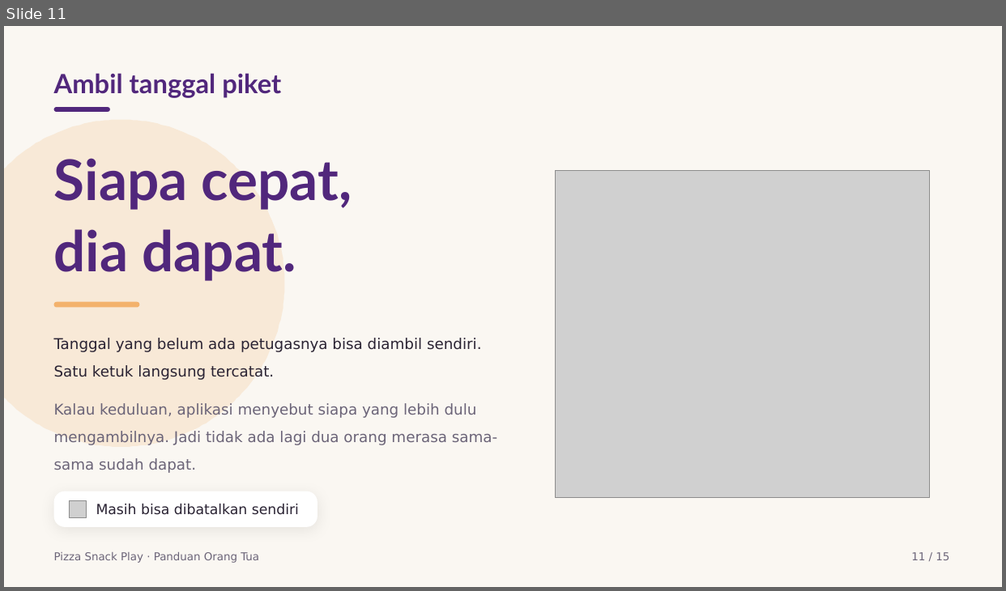
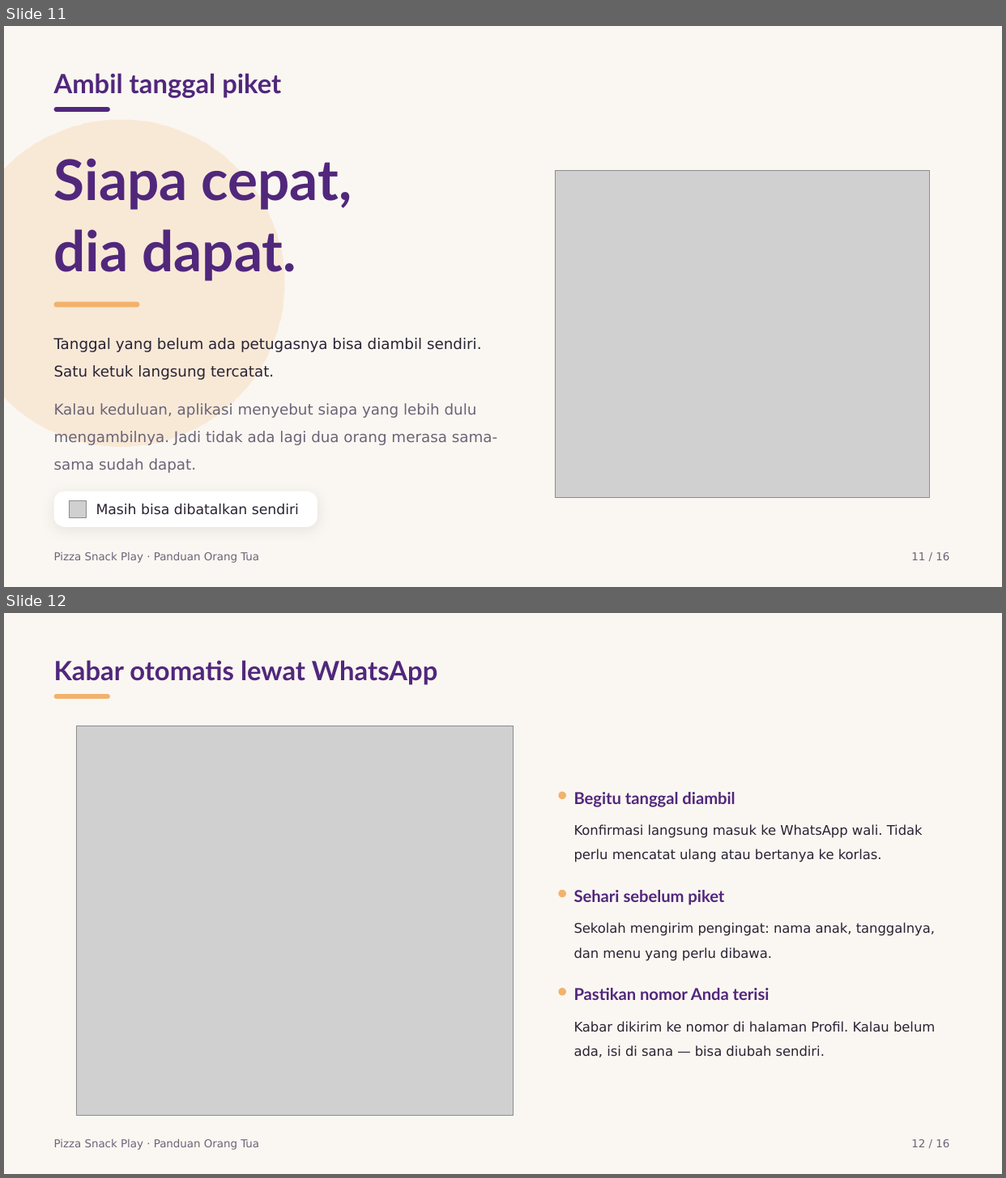
Before and after one commit to KU-JakartaTimur/pizza-snack-play, a slide deck: docs/Panduan Orang Tua Pizza Snack Play/Panduan Orang Tua Pizza Snack Play.pptx. Shown one above the other, each under a label of ours: slide 11 before the commit, slides 11 and 12 after it. The pictures are 1006x591 and 1006x1178 pixels, drawn with LibreOffice and Linux fonts; fonts in the diff are those of the drawing; grey boxes stand for pictures. Boxes give left, top, right and bottom in pixels: in the first picture for what was removed or moved away, otherwise in the second. Text is boxed around its words. In the diff, an @@ line names an element or a change of style, - is before the commit and + after.

Commit message:
docs: selaraskan PRD ke v1.23 dan dek Panduan
PRD masih menyebut notifikasi sebagai "opsional / future" dan pohon
foldernya belum mengenal `whatsapp/`. Dek panduan bahkan melarang
menjanjikan notifikasi karena fiturnya belum ada — keduanya kini keliru.

PRD: baris `Perubahan v1.23`, F6 ditulis ulang menjadi tiga bagian
(WhatsApp terimplementasi, push PWA, dan yang belum ada), pohon §6.3,
env §6.6, endpoint §7.10, wireframe §9.7, Phase 6 dicentang, AC85–AC90,
plus butir (g) yang menjelaskan angka di halaman depan kini diuji
ulang dari kode sumber.

Dek Korlas & Admin 18 menjadi 19 halaman: hlm 17 baru "Mengabari orang tua
lewat WhatsApp" masuk ke bagian 04. Dek Orang Tua 15 menjadi 16 halaman:
hlm 12 baru "Kabar otomatis lewat WhatsApp" masuk ke bagian 03. Daftar isi,
bilah kaki, ritme, dan riwayat sinkronisasi di kedua STORY.md ikut
disesuaikan.

Sekalian dua cacat yang ketahuan saat memeriksa hasil render:

- Hlm 18 dek Korlas: objek kartunya punya kunci `d` dua kali, sehingga
  jalur ikon SVG tertimpa kalimat deskripsi dan ikonnya tidak pernah
  tergambar. Tidak ada galat dan tidak ada diagnostik lint — hanya
  ketahuan dari gambar. Teks kartu 1 juga dipendekkan karena menabrak
  labelnya.
- `outputs/panduan-to-pdf.sh` dan `panduan-pdf.mjs` masih menunjuk runtime
  node `22.22.2-3` yang sudah tidak ada; kini di-resolve otomatis.

Halaman depan: jumlah modul, endpoint, dan tabel diperbarui (11/75/15),
daftar modul menambahkan `notifications` dan `whatsapp`. Uji otomatis
memastikan angka itu selaras dengan `src/api/*/route.ts` dan migrasi
Drizzle — migrasi `0009` diseragamkan ke backtick agar regex penghitung
tabelnya bekerja sama seperti migrasi lain.

```diff
--- a/docs/Panduan Orang Tua Pizza Snack Play/Panduan Orang Tua Pizza Snack Play.pptx
+++ b/docs/Panduan Orang Tua Pizza Snack Play/Panduan Orang Tua Pizza Snack Play.pptx
@@ slide 12 added at (4,613,1002,1174), background #FFFFFF @@
@@ rectangle added at (4,613,1002,1174), fill #FAF7F2 @@
@@ text added at (54,660,437,685), 25.5 pt, text #51277C, bold @@
+Kabar otomatis lewat WhatsApp
@@ rounded rectangle added at (54,694,110,698), fill #F3B26C @@
@@ picture added at (77,726,513,1116) @@
@@ rounded rectangle added at (559,792,566,799), fill #F3B26C @@
@@ text added at (574,792,735,807), 15.8 pt, text #51277C, bold @@
+Begitu tanggal diambil
@@ text added at (574,824,923,862), 12.8 pt, text #2A2333 @@
+Konfirmasi langsung masuk ke WhatsApp wali. Tidak perlu mencatat ulang atau bertanya ke korlas.
@@ rounded rectangle added at (559,890,566,897), fill #F3B26C @@
@@ text added at (574,890,724,905), 15.8 pt, text #51277C, bold @@
+Sehari sebelum piket
@@ text added at (574,922,935,961), 12.8 pt, text #2A2333 @@
+Sekolah mengirim pengingat: nama anak, tanggalnya, dan menu yang perlu dibawa.
@@ rounded rectangle added at (559,988,566,995), fill #F3B26C @@
@@ text added at (574,988,769,1000), 15.8 pt, text #51277C, bold @@
+Pastikan nomor Anda terisi
@@ text added at (574,1021,935,1058), 12.8 pt, text #2A2333 @@
+Kabar dikirim ke nomor di halaman Profil. Kalau belum ada, isi di sana — bisa diubah sendiri.
@@ text added at (54,1139,259,1150), 10.5 pt, text #6B6478 @@
+Pizza Snack Play · Panduan Orang Tua
@@ text added at (911,1139,949,1148), 10.5 pt, text #6B6478 @@
+12 / 16
@@ slide 11 changed as well @@
@@ text at (911,552,949,561): text changed @@
-11 / 15
+11 / 16
```
Also in this commit, not shown: 8 other slides changed, 37 other files.
